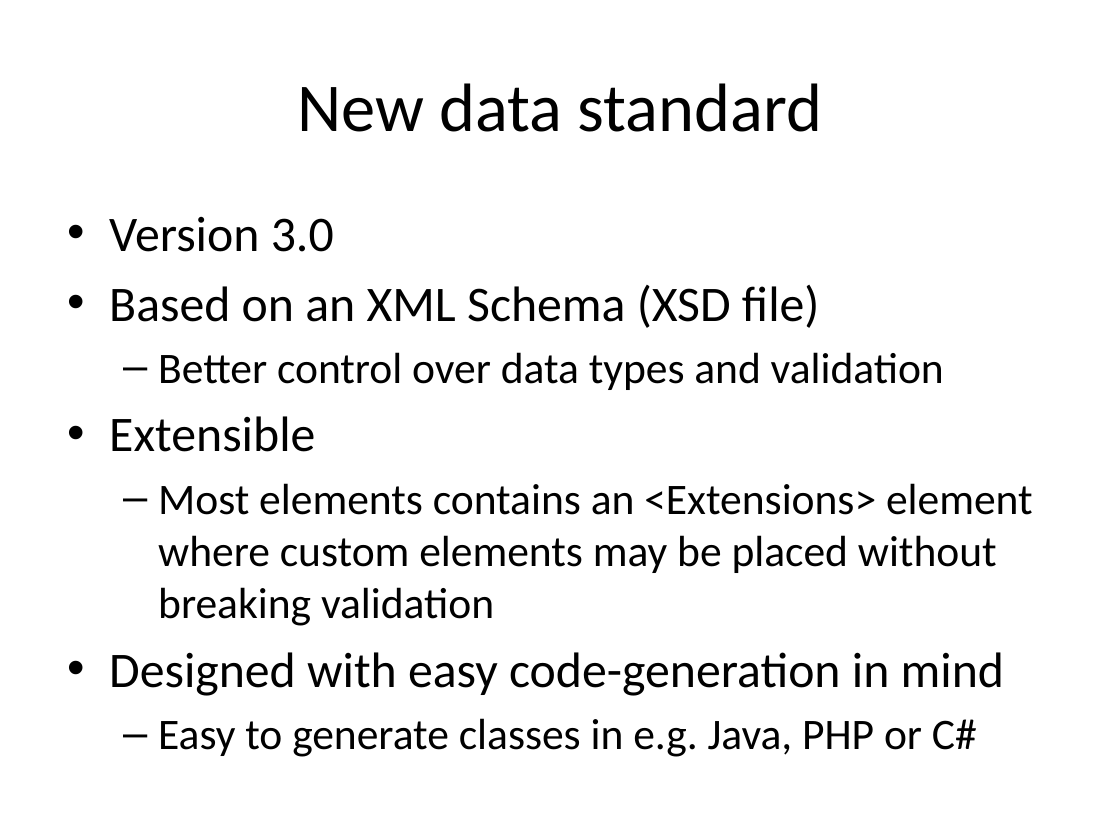
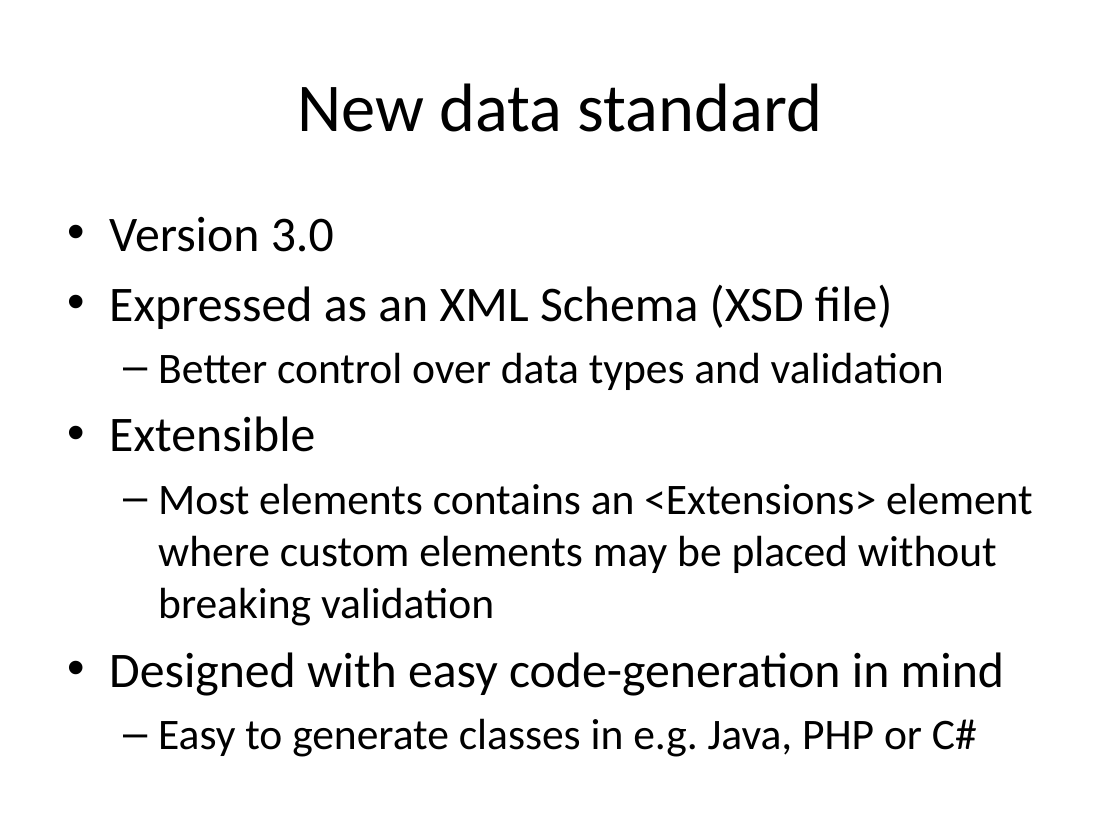
Before and after one commit to hennings/iof-data-standard-v3, a slide deck: slide 6 of Documents/New IOF Data Standard.pptx. Drawn at 1120x840 pixels with LibreOffice and Linux fonts; fonts in the diff are those of the drawing. Boxes give left, top, right and bottom in pixels: in the first picture for what was removed or moved away, otherwise in the second. Text is boxed around its words. In the diff, an @@ line names an element or a change of style, - is before the commit and + after.

```diff
--- a/Documents/New IOF Data Standard.pptx
+++ b/Documents/New IOF Data Standard.pptx
@@ text at (x1=109, y1=285, x2=893, y2=329): text changed @@
-• Based on an XML Schema (XSD file)
+• Expressed as an XML Schema (XSD file)
```
Also in this commit, not shown: 1 other slide changed, 5 slides added, 1 other file.
